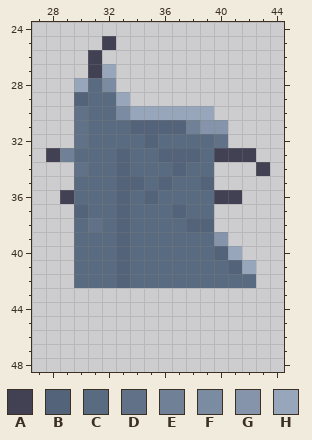
Edited in one commit: pixel-art sprite (Assets/Textures/ruins3.png). The first picture shows the starting point.
The file is 64x64 pixels. Colours within 5 levels of each other are drawn and written as one. Shown: x 27..44, y 24..48.
Palette (. is transparent): A #424154  B #53637a  C #596b81  D #617288  E #708197  F #7b8ba1  G #8594aa  H #98a6bc
Pixels before, first column x 28:
25 ....A...........
26 ...A............
27 ...AH...........
28 ..HCF...........
29 ..BCCH..........
30 ..DCCFHHHHHH....
31 ..DCCCBBBBEGG...
32 ..DCCCCBCCCCD...
33 AECCCBCCBBBCAAA.
34 ..DCCBCCCBCC...A
35 ..CCCBBCBCCB....
36 .ACCCBCBCCCCAA..
37 ..BCCBCCCBCC....
38 ..CDCBCCCCBB....
39 ..CCCBCCCCCCG...
40 ..CCCBCCCCCCBH..
41 ..CCCBCCCCCCCBH.
42 ..CCCBCCCCCCCCC.
Once edited:
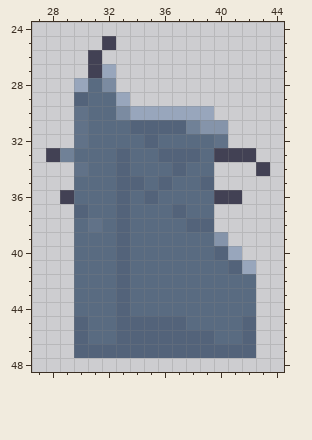
Log entry: ruins textures extended, reverted LoadGameScript to 6/4/25 to fix loading
Difference:
y 43..44: x 30..42 ............. -> CCCBCCCCCCCCC
y 45: x 30..42 ............. -> BCCBBBBBCCCCB
y 46: x 30..42 ............. -> BCCBBBBBBBCCB
y 47: x 30..42 ............. -> BBBBBBBBBBBBB
Where, in picture pixels (left, top, right, bottom), the same in both pictures:
added: (74, 288, 256, 358)
